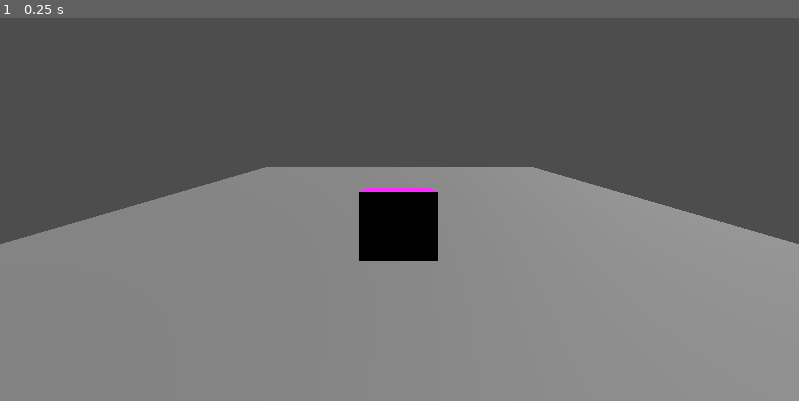
Above: before the commit, frame 1.
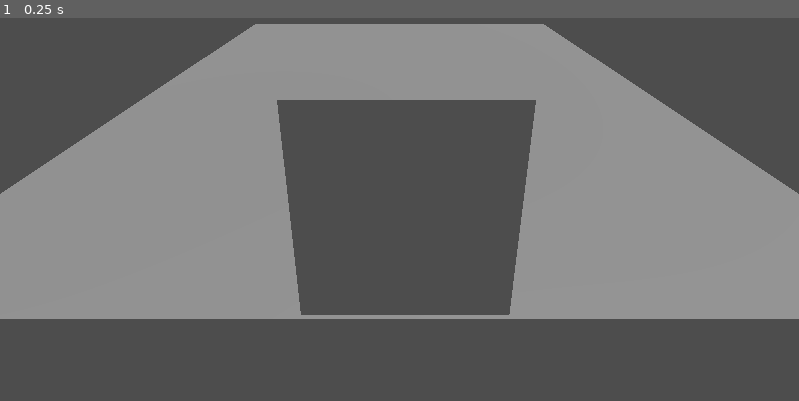
Above: after the commit, the same moment.

Repository: AustinLukeHeller/TOJam2024
Game: Godot game, scene res://scenes/OuterPinball.tscn
Two runs of this game, one before a commit and one after it. Both use one fixed random seed, a clock stepped at 60 frames per second and the inputs below.
Inputs:
- Up to frame 1 (0.25 s): no input

The runs differ from the first frame. In frame 1, 57% of the frame differs, in the area x 0-100%, y 1-100%.

Commit message:
multiscene shit set up. all normal pinball shit can go in its own scene

Diff:
--- a/scenes/InnerPinball.tscn
+++ b/scenes/InnerPinball.tscn
@@ -1,14 +1,29 @@
-[gd_scene load_steps=2 format=3 uid="uid://qc8mond1ye32"]
+[gd_scene load_steps=5 format=3 uid="uid://qc8mond1ye32"]
+
+[ext_resource type="Texture2D" uid="uid://20f3p71kwec3" path="res://textures/pinball placeholder.jpg" id="1_sqt00"]
+
+[sub_resource type="PlaneMesh" id="PlaneMesh_oc6hg"]
+
+[sub_resource type="StandardMaterial3D" id="StandardMaterial3D_rkg5a"]
+diffuse_mode = 3
+albedo_texture = ExtResource("1_sqt00")
 
 [sub_resource type="BoxMesh" id="BoxMesh_i2st8"]
 
 [node name="InnerPinball" type="Node3D"]
 
 [node name="Camera3D" type="Camera3D" parent="."]
+transform = Transform3D(1, 1.49616e-05, 7.66472e-06, -1.56928e-05, 0.667335, 0.744757, 6.02784e-06, -0.744757, 0.667335, 0, 0.513326, 0)
 current = true
 
-[node name="SubViewport" type="SubViewport" parent="."]
+[node name="test plane" type="CSGMesh3D" parent="."]
+transform = Transform3D(1.49417, 0, 0, 0, 0.182978, -0.7283, 0, 0.182978, 0.7283, 0.0384995, -0.482282, -1.12881)
+mesh = SubResource("PlaneMesh_oc6hg")
+material = SubResource("StandardMaterial3D_rkg5a")
 
-[node name="CSGMesh3D" type="CSGMesh3D" parent="."]
-transform = Transform3D(0.25877, 0, 0, 0, 0.25877, 0, 0, 0, 0.25877, 0, -0.164012, -1.0785)
+[node name="test cube" type="CSGMesh3D" parent="."]
+transform = Transform3D(0.188202, -0.162148, 0.0724584, 0.0950587, 0.181146, 0.158467, -0.15002, -0.0886347, 0.191311, 5.96046e-08, -0.126294, -1.06897)
 mesh = SubResource("BoxMesh_i2st8")
+
+[node name="DirectionalLight3D" type="DirectionalLight3D" parent="."]
+transform = Transform3D(0.990601, 0.00118669, 0.13678, -0.123346, 0.439995, 0.889489, -0.0591268, -0.898, 0.436006, 2.19202, 0, 0)
--- a/scenes/OuterPinball.tscn
+++ b/scenes/OuterPinball.tscn
@@ -1,27 +1,39 @@
-[gd_scene load_steps=5 format=3 uid="uid://cd1g0fc670suc"]
+[gd_scene load_steps=7 format=3 uid="uid://cd1g0fc670suc"]
 
 [ext_resource type="Texture2D" uid="uid://cr0cwcfylcf05" path="res://textures/pinball_screen_texture.tres" id="1_x1yod"]
+[ext_resource type="PackedScene" uid="uid://qc8mond1ye32" path="res://scenes/InnerPinball.tscn" id="2_bqf6q"]
 
 [sub_resource type="PlaneMesh" id="PlaneMesh_f0y4l"]
 
-[sub_resource type="BoxMesh" id="BoxMesh_637dy"]
+[sub_resource type="PlaneMesh" id="PlaneMesh_3vop3"]
 
-[sub_resource type="StandardMaterial3D" id="StandardMaterial3D_kfmkx"]
+[sub_resource type="StandardMaterial3D" id="StandardMaterial3D_jpba1"]
 resource_local_to_scene = true
+shading_mode = 0
 albedo_texture = ExtResource("1_x1yod")
+
+[sub_resource type="World3D" id="World3D_5wiho"]
 
 [node name="OuterPinball" type="Node3D"]
 
 [node name="Camera3D" type="Camera3D" parent="."]
+transform = Transform3D(1, 0, 0, 0, 0.857194, 0.514993, 0, -0.514993, 0.857194, 0, 0.215427, 0.0501258)
 
-[node name="Plane" type="CSGMesh3D" parent="."]
+[node name="DirectionalLight3D" type="DirectionalLight3D" parent="."]
+transform = Transform3D(0.0781754, -0.984341, 0.157993, 0.352543, 0.175534, 0.919185, -0.932525, -0.0161583, 0.360745, 4.35084, 0, -0.512858)
+
+[node name="Ground Plane" type="CSGMesh3D" parent="."]
 transform = Transform3D(1, 0, 0, 0, 0.986771, -0.162121, 0, 0.162121, 0.986771, 0, -0.0865823, -1.23912)
 mesh = SubResource("PlaneMesh_f0y4l")
 
-[node name="Box" type="CSGMesh3D" parent="."]
-transform = Transform3D(0.171505, 0, 0, 0, 0.171505, 0, 0, 0, 0.171505, -0.00243574, -0.118804, -0.72411)
-mesh = SubResource("BoxMesh_637dy")
-material = SubResource("StandardMaterial3D_kfmkx")
+[node name="Screen Plane" type="CSGMesh3D" parent="."]
+transform = Transform3D(0.133551, 0, 0, 0, 0.0345655, -0.129, 0, 0.129, 0.0345655, 0.00724739, -0.000899084, -0.214527)
+mesh = SubResource("PlaneMesh_3vop3")
+material = SubResource("StandardMaterial3D_jpba1")
 
-[node name="DirectionalLight3D" type="DirectionalLight3D" parent="."]
-transform = Transform3D(-0.398205, -0.754487, 0.521711, 0, 0.568749, 0.822511, -0.917297, 0.327528, -0.226478, 0.90749, 0, -0.512858)
+[node name="SubViewport" type="SubViewport" parent="."]
+own_world_3d = true
+world_3d = SubResource("World3D_5wiho")
+
+[node name="InnerPinball" parent="SubViewport" instance=ExtResource("2_bqf6q")]
+transform = Transform3D(1, 0, 0, 0, 1, 0, 0, 0, 1, 3.81355, 0.128625, 0)
--- a/textures/pinball_screen_texture.tres
+++ b/textures/pinball_screen_texture.tres
@@ -1,3 +1,4 @@
 [gd_resource type="ViewportTexture" format=3 uid="uid://cr0cwcfylcf05"]
 
 [resource]
+viewport_path = NodePath("SubViewport")
Binary file added: textures/pinball placeholder.jpg
Not shown, added: textures/pinball placeholder.jpg.import
